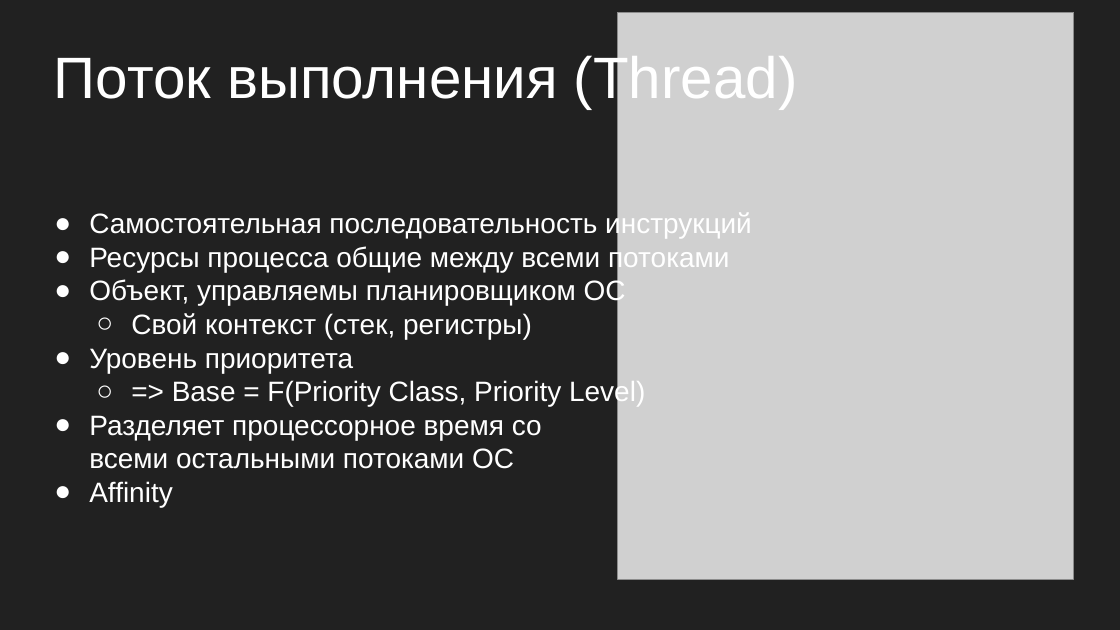
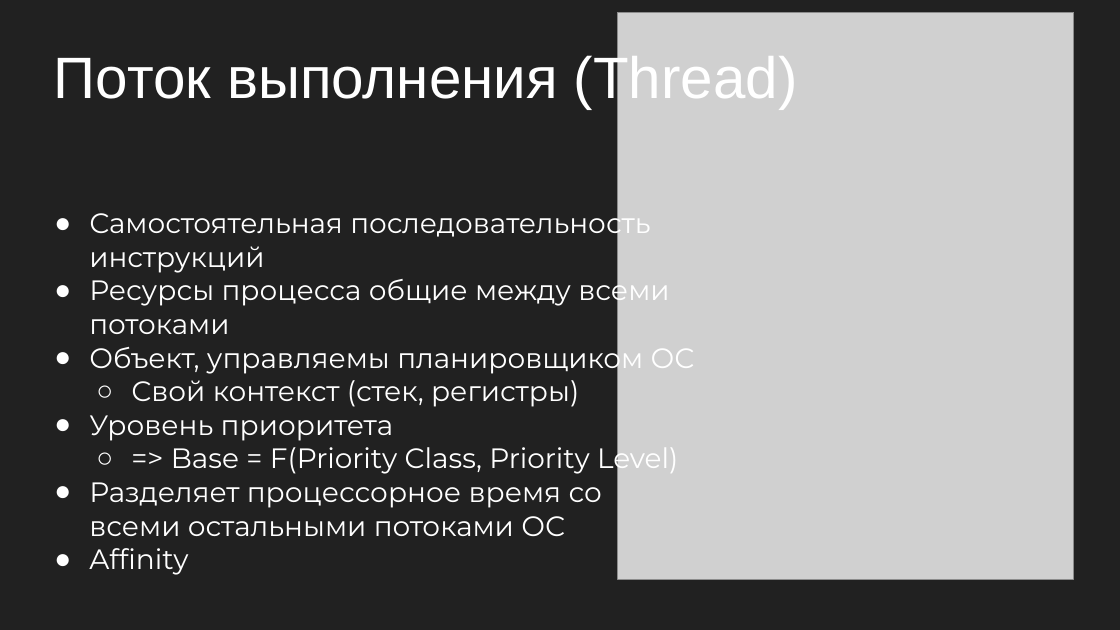
Before and after one commit to kontur-courses/multithread-async, a slide deck: slide 7 of Multithread-async.pptx. Drawn at 1120x630 pixels with LibreOffice and Linux fonts; fonts in the diff are those of the drawing; grey boxes stand for pictures. Boxes give left, top, right and bottom in pixels: in the first picture for what was removed or moved away, otherwise in the second. Text is boxed around its words. In the diff, an @@ line names an element or a change of style, - is before the commit and + after.

```diff
--- a/Multithread-async.pptx
+++ b/Multithread-async.pptx
@@ text "Самостоятельная последовательность инструкций" at [89, 206, 695, 575]: font Arial to Montserrat @@
```
Also in this commit, not shown: 13 other slides changed, 5 slides added.
